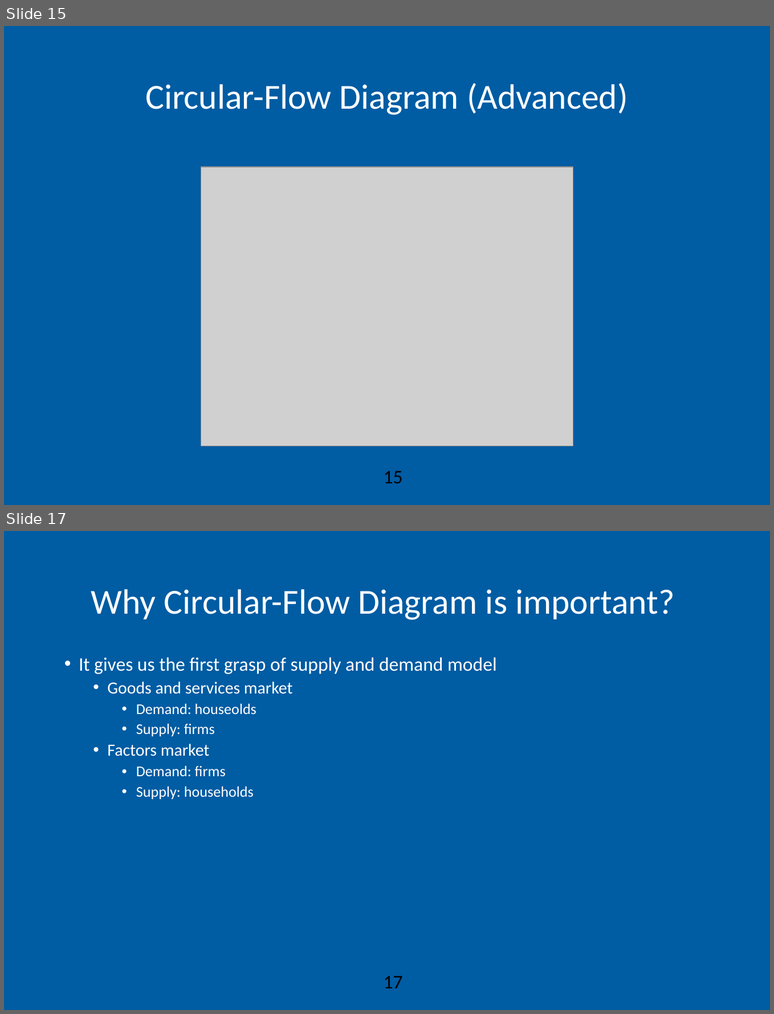
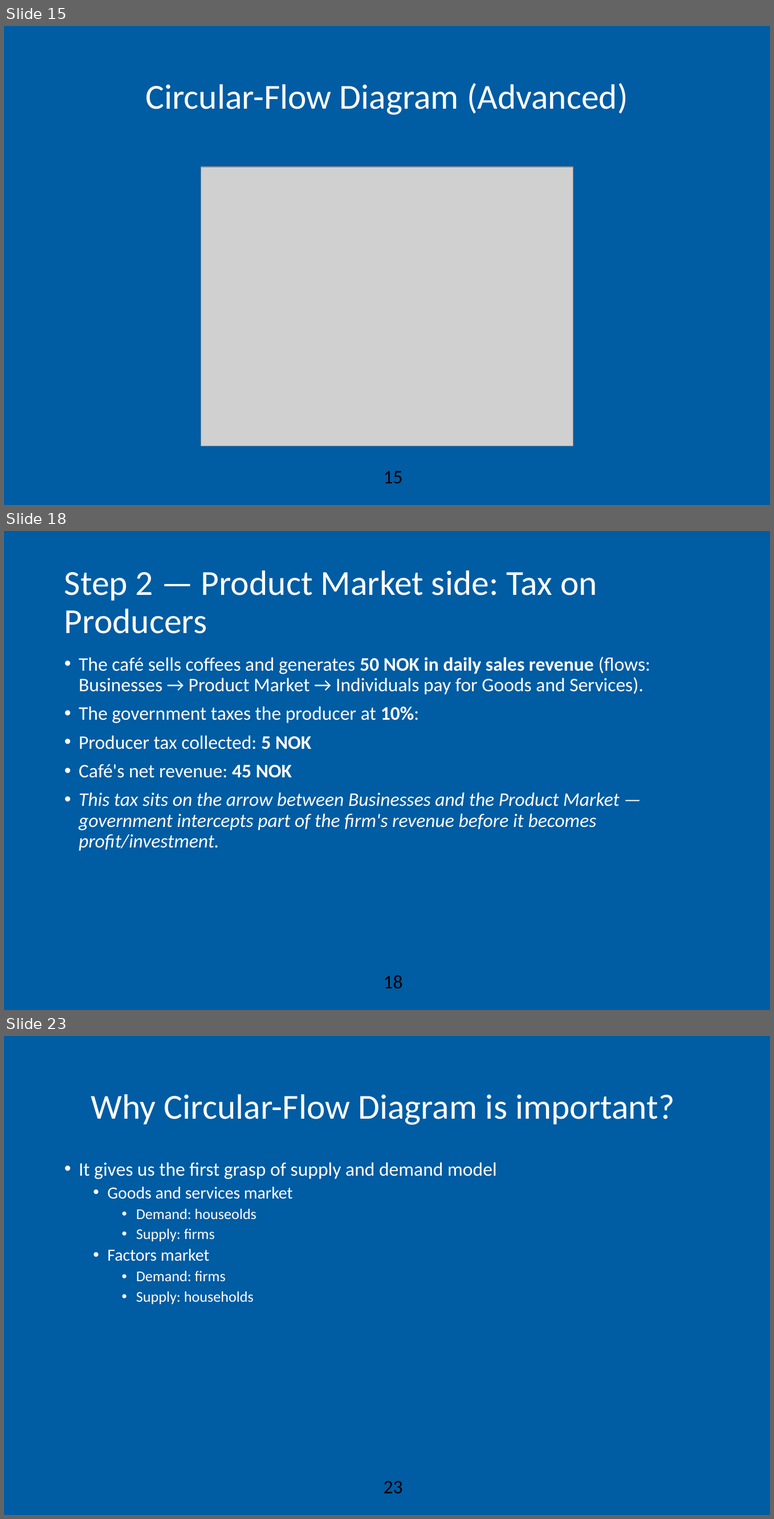
Before and after one commit to AEGDDI/idr305, a slide deck: lectures/L2.pptx. Shown one above the other, each under a label of ours: slides 15 and 17 before the commit, slides 15, 18 and 23 after it; the slides between them are not shown. The pictures are 774x1014 and 774x1519 pixels, drawn with LibreOffice and Linux fonts; fonts in the diff are those of the drawing; grey boxes stand for pictures; background and template pictures are left out. Boxes give left, top, right and bottom in pixels: in the first picture for what was removed or moved away, otherwise in the second. Text is boxed around its words. In the diff, an @@ line names an element or a change of style, - is before the commit and + after.

```diff
--- a/lectures/L2.pptx
+++ b/lectures/L2.pptx
@@ slide 18 added at box(4, 531, 770, 1010), background #FFFFFF; not listed: 2 template elements that a slide beside it also shows @@
@@ title added at box(64, 570, 597, 634), 33 pt, text #FFFFFF @@
+Step 2 — Product Market side: Tax on Producers
@@ text added at box(79, 656, 650, 851), 18 pt, text #FFFFFF @@
+• The café sells coffees and generates 50 NOK in daily sales revenue (flows: Businesses → Product Market → Individuals pay for Goods and Services).
+• The government taxes the producer at 10%:
+• Producer tax collected: 5 NOK
+• Café's net revenue: 45 NOK
+• This tax sits on the arrow between Businesses and the Product Market — government intercepts part of the firm's revenue before it becomes profit/investment.
@@ what was slide 17 is now slide 23 @@
@@ page number at box(384, 1481, 403, 1493): text changed @@
-17
+23
```
Also in this commit, not shown: 4 slides changed, 5 other slides added, 1 other file.
